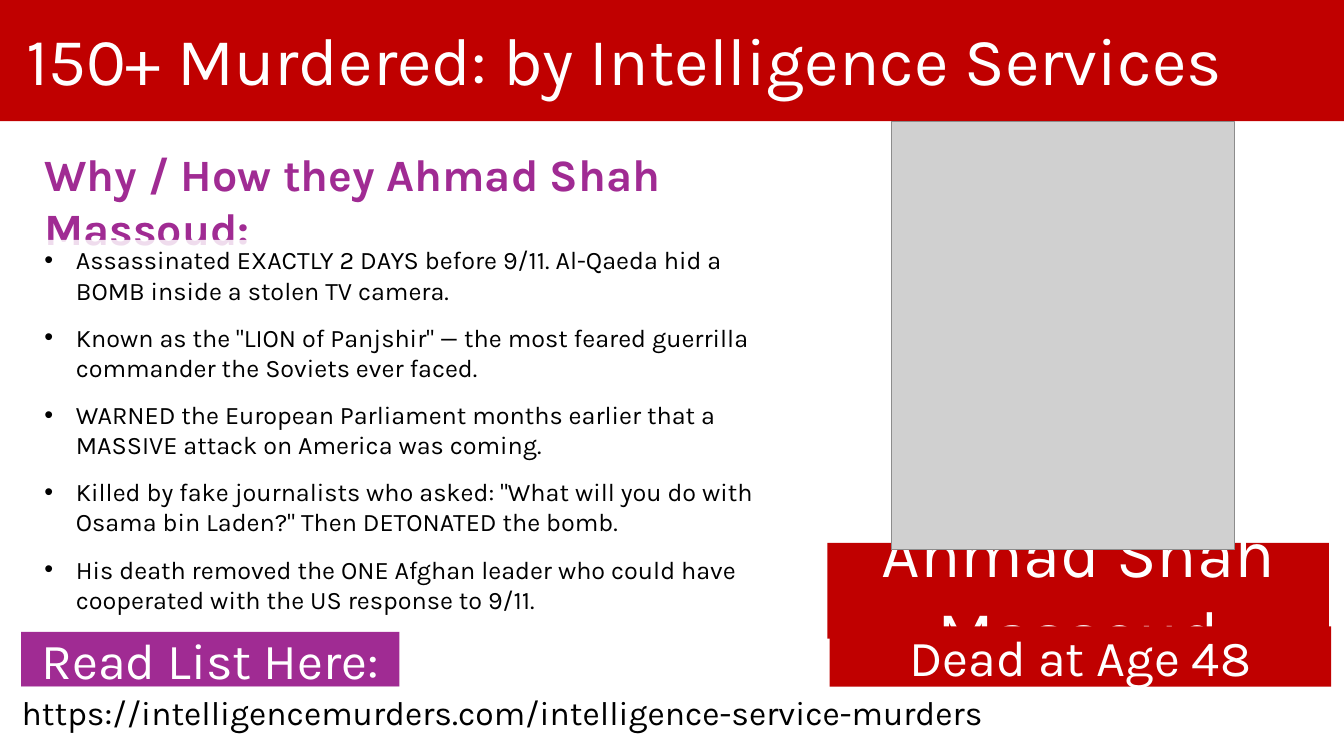
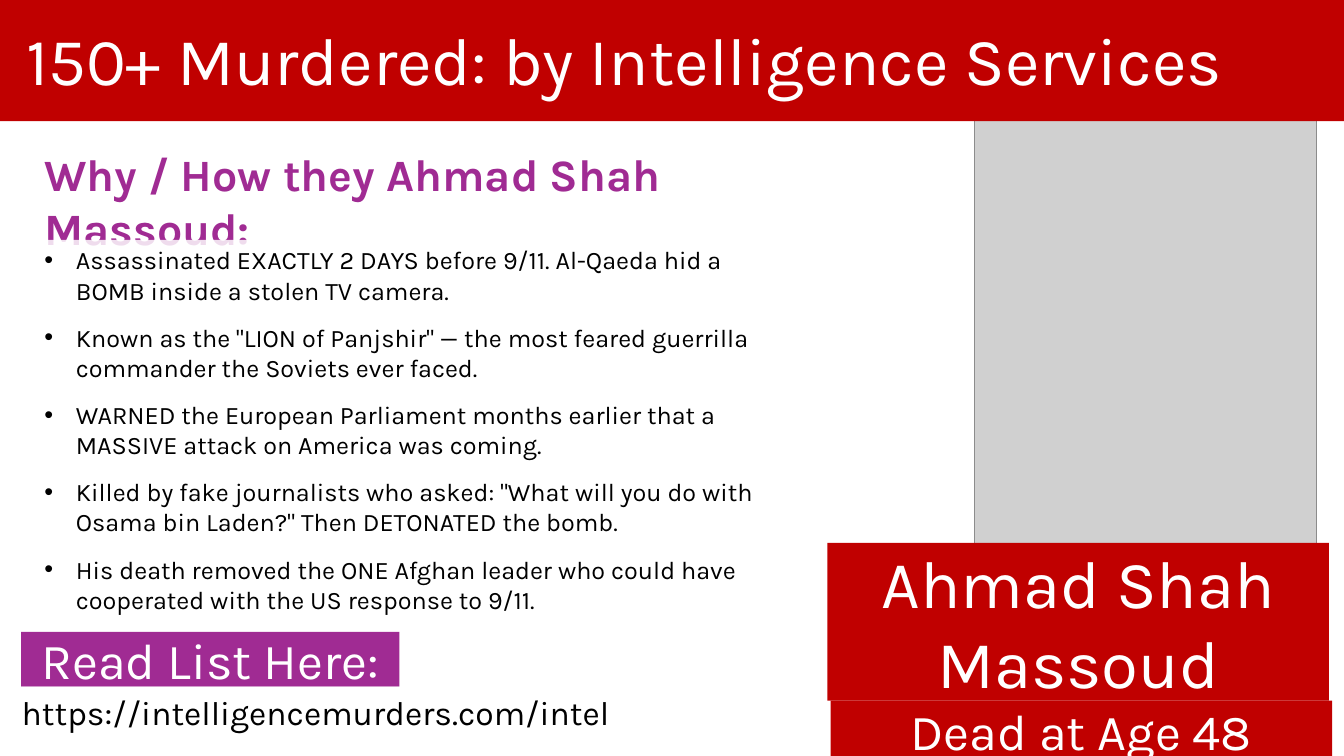
Before and after one commit to BryanStarbuck/Intel_Murder_Docus, a slide deck: slide 14 of docs/Intel/Intelligence_Service_Murders.pptx (slide 1 before the commit). Drawn at 1344x756 pixels with LibreOffice and Linux fonts; fonts in the diff are those of the drawing; grey boxes stand for pictures. Boxes give left, top, right and bottom in pixels: in the first picture for what was removed or moved away, otherwise in the second. Text is boxed around its words. In the diff, an @@ line names an element or a change of style, - is before the commit and + after.

Commit message:
Refactor references to Barry Seal and Max Spiers across multiple documents; update links and remove redundant entries. Remove images and slides related to Max Spiers and Barry Seal. Adjust descriptions for clarity and consistency in the context of suspicious deaths linked to intelligence operations.

```diff
--- a/docs/Intel/Intelligence_Service_Murders.pptx
+++ b/docs/Intel/Intelligence_Service_Murders.pptx
@@ picture: place and size @@
-picture at [891,121,1234,549]
+picture at [975,118,1318,546]
@@ rectangle "Ahmad Shah Massoud": place and size @@
-rectangle "Ahmad Shah Massoud" at [881,516,1275,675]
+rectangle "Ahmad Shah Massoud" at [828,543,1330,701]
@@ text "https://intelligencemurders.com/intel": place and size @@
-text "https://intelligencemurders.com/intel" at [12,687,1301,737]
+text "https://intelligencemurders.com/intel" at [22,700,610,734]
@@ text at [22,700,610,734]: text changed @@
-https://intelligencemurders.com/intelligence-service-murders
+https://intelligencemurders.com/intel
@@ text "Dead at Age 48" rewrapped from [830,626,1332,687] to [910,715,1252,756] @@
```
Also in this commit, not shown: 14 other slides changed, 1 slide added, 3 slides removed, 54 other files.
